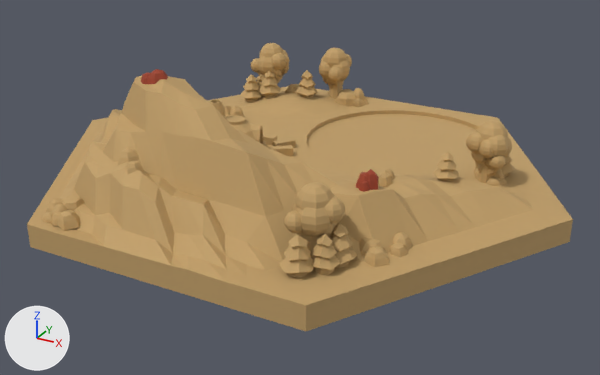
The glTF model public/assets/brick.glb, before and after one commit.
Both versions are drawn from a 50 mm lens placed at (51.5, -93.1, 45.9), pointed at (2.0, -3.2, 0.9). Lighting does not change. The marker at lower left points along +X, +Y and +Z. The older version comes first. Vertices at exactly the same position are counted once.

Objects in the first picture: 'brick'.
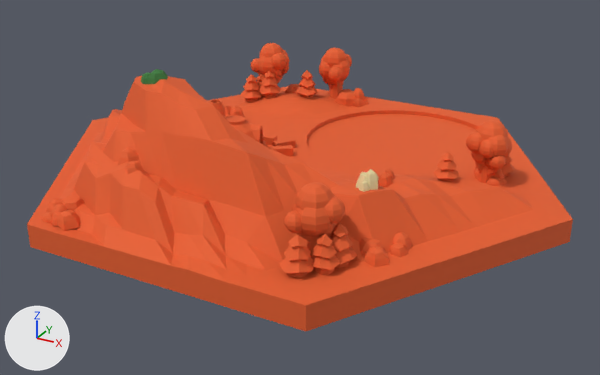
Changed parts and their boxes (x1, y1, x2, y2) in the pictures (600 x 375 px):
part 1 of me_brick, recoloured: (27, 43, 573, 331) in both

Patch to the scene script:
```diff
--- a/public/assets/brick.glb.py
+++ b/public/assets/brick.glb.py
@@ me_brick @@
 me_brick.from_pydata(...)  # 9060 vertices, 18200 faces; spans x -37.0..37.0, y -32.0..32.0, z 0.0..19.1
 # used by ob_brick; location = (0.0, 0.0, 0.0)
+# me_brick part 1: 18200 faces centred in x -34.1..35.8, y -32.0..32.0, z 0.0..18.9 are repainted in the vertex colours; the middle colour goes from orange #c4a26b to orange #e8602c
 me_brick.materials.append(mat_mat_brick)
```
